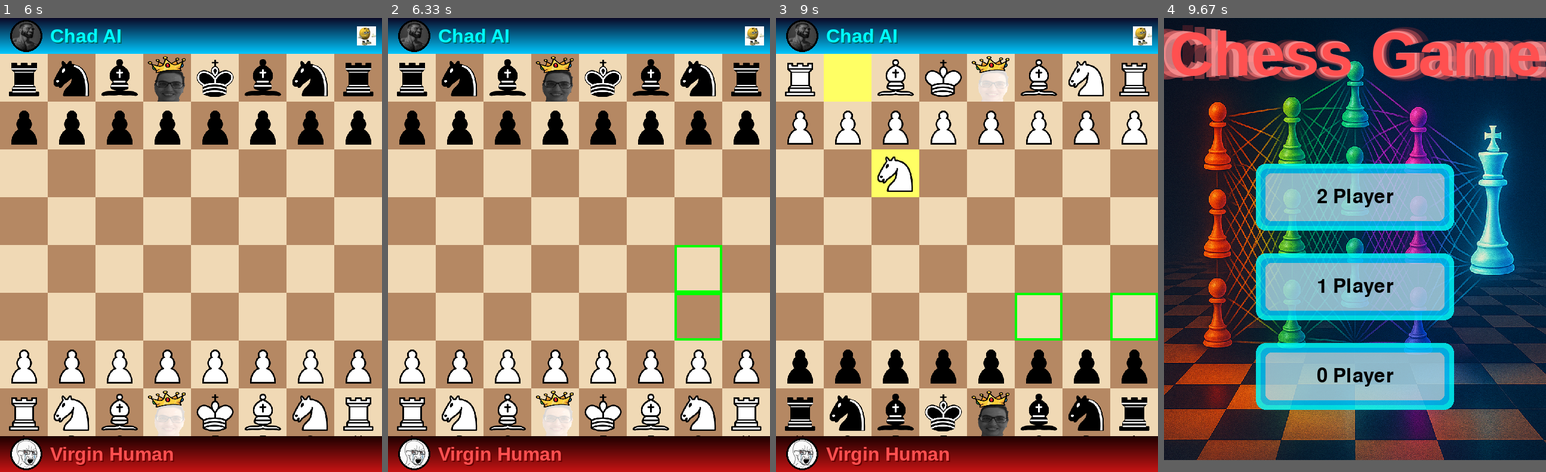
Above: before the commit, frames 1-4 (left to right).
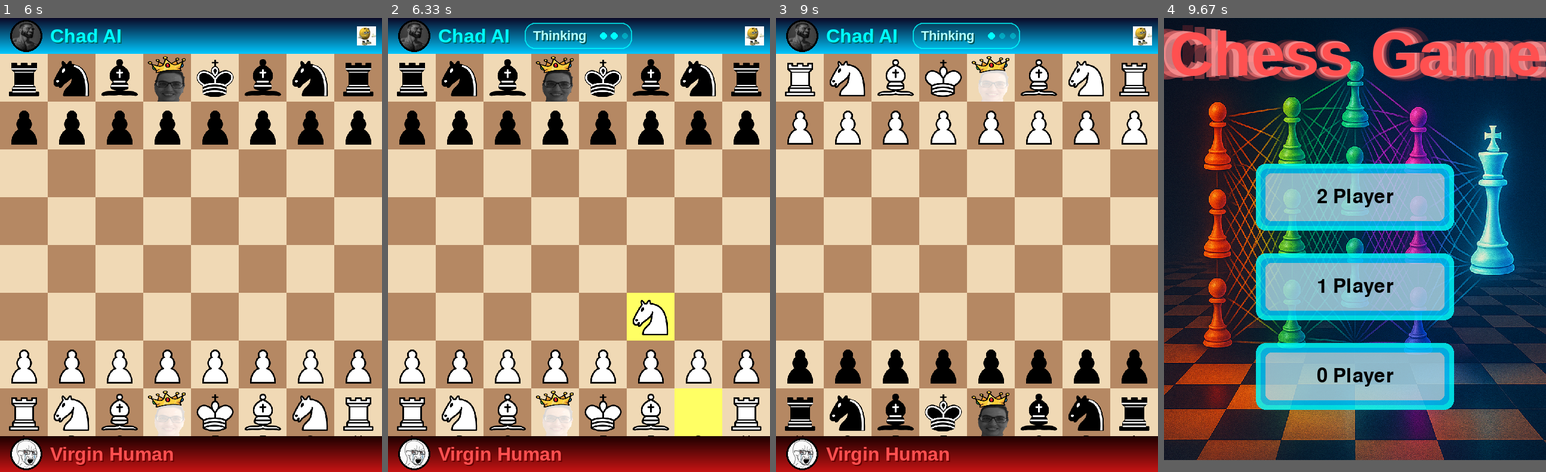
Above: after the commit, the same moments.

Repository: eladk333/Chess
Game: pygame game, started from main.py
Two runs of this game, one before a commit and one after it. Both use one fixed random seed, a clock stepped at 60 frames per second and the inputs below.
Inputs (mouse positions are in pixels of both pictures, inside the frame that each line leads up to):
- Up to frame 1 (6 s): press the mouse at (191, 195) at 0.37 s; move the mouse to (194, 281) at 0.47 s; release the mouse at (202, 372) at 0.6 s; click (229, 276) at 0.72 s; press the mouse at (366, 36) at 1.03 s; move the mouse to (240, 104) at 1.13 s; release the mouse at (110, 172) at 1.27 s; press the mouse at (53, 49) at 1.37 s; move the mouse to (106, 72) at 1.47 s; release the mouse at (160, 99) at 1.6 s; press the mouse at (366, 36) at 1.7 s; move the mouse to (206, 136) at 1.8 s; release the mouse at (49, 231) at 1.93 s; press the mouse at (191, 326) at 2.03 s; move the mouse to (202, 372) at 2.13 s; release the mouse at (217, 417) at 2.27 s; press the mouse at (191, 376) at 2.37 s; move the mouse to (129, 240) at 2.47 s; release the mouse at (68, 99) at 2.6 s; press the mouse at (191, 376) at 2.7 s; move the mouse to (187, 317) at 2.8 s; release the mouse at (187, 263) at 2.93 s; press the mouse at (366, 36) at 3.03 s; move the mouse to (221, 140) at 3.13 s; release the mouse at (76, 249) at 3.27 s; press the mouse at (191, 254) at 3.37 s; move the mouse to (148, 163) at 3.47 s; release the mouse at (106, 77) at 3.6 s; press the mouse at (366, 36) at 4.7 s; move the mouse to (343, 58) at 4.8 s; release the mouse at (320, 81) at 4.93 s; press the mouse at (191, 326) at 5.03 s; move the mouse to (252, 317) at 5.13 s; release the mouse at (317, 313) at 5.27 s; press the mouse at (191, 285) at 5.37 s; move the mouse to (137, 281) at 5.47 s; release the mouse at (87, 276) at 5.6 s; press the mouse at (133, 222) at 5.7 s; move the mouse to (175, 199) at 5.8 s; release the mouse at (213, 176) at 5.93 s
- Up to frame 2 (6.33 s): click (674, 363) at 6.05 s
- Up to frame 3 (9 s): press the mouse at (1142, 36) at 6.37 s; move the mouse to (1066, 108) at 6.47 s; release the mouse at (986, 176) at 6.6 s; press the mouse at (967, 326) at 6.7 s; move the mouse to (986, 313) at 6.8 s; release the mouse at (1005, 299) at 6.93 s; press the mouse at (967, 376) at 7.03 s; move the mouse to (970, 381) at 7.13 s; release the mouse at (978, 390) at 7.27 s; press the mouse at (967, 267) at 7.37 s; move the mouse to (947, 263) at 7.47 s; release the mouse at (932, 263) at 7.6 s; press the mouse at (967, 267) at 7.7 s; move the mouse to (1024, 335) at 7.8 s; release the mouse at (1081, 399) at 7.93 s; press the mouse at (821, 81) at 8.03 s; move the mouse to (947, 149) at 8.13 s; release the mouse at (1073, 213) at 8.27 s; press the mouse at (967, 285) at 8.37 s; move the mouse to (1005, 254) at 8.47 s; release the mouse at (1043, 217) at 8.6 s; press the mouse at (1024, 222) at 8.7 s; move the mouse to (1047, 308) at 8.8 s; release the mouse at (1070, 394) at 8.93 s
- Up to frame 4 (9.67 s): press the mouse at (1530, 36) at 9.03 s; move the mouse to (1385, 81) at 9.13 s; release the mouse at (1236, 131) at 9.27 s; press the mouse at (1355, 326) at 9.37 s; move the mouse to (1297, 272) at 9.47 s; release the mouse at (1240, 217) at 9.6 s

Frame 1 is identical in both runs. In frame 2, 3.6% of the frame differs, in the area x 35-88%, y 1-93%; in frame 3, 3.6%; in frame 4, nothing differs.

Commit message:
Add changes for web-chess

Diff:
--- a/ai/minmax.py
+++ b/ai/minmax.py
@@ -159,13 +159,13 @@
             # centipawns
             return f"{s/100.0:+.2f}"
 
-        # print(
-        #     f"[Minimax] depth={last_completed_depth}  "
-        #     f"positions={self.stats['nodes']}  "
-        #     f"transpositions={self.stats['tt_hits']}  "
-        #     f"move={best_move_overall.uci()}  "
-        #     f"eval={fmt_score(last_completed_score)}"
-        # )
+        print(
+            f"[Minimax] depth={last_completed_depth}  "
+            f"positions={self.stats['nodes']}  "
+            f"transpositions={self.stats['tt_hits']}  "
+            f"move={best_move_overall.uci()}  "
+            f"eval={fmt_score(last_completed_score)}"
+        )
 
         return best_move_overall
 
--- a/evaluate_bot.py
+++ b/evaluate_bot.py
@@ -5,7 +5,7 @@
 from ai.minmax import MinimaxAI
 
 # --- CONFIGURATION ---
-STOCKFISH_PATH = r"C:\Users\elad.k.int\Downloads\stockfish-windows-x86-64-avx2\stockfish\stockfish-windows-x86-64-avx2.exe"
+STOCKFISH_PATH = r"C:\Users\eladk\Downloads\stockfish-windows-x86-64-avx2\stockfish\stockfish-windows-x86-64-avx2.exe"
 
 TARGET_ELO = 1700
 NUM_GAMES = 2
--- a/game_controller.py
+++ b/game_controller.py
@@ -69,7 +69,7 @@
 
     def _run_ai_thread(self, current_ai, board_copy):
         """Runs in a background thread to prevent freezing the UI."""
-        move = current_ai.get_best_move(board_copy, time_limit=5.0)
+        move = current_ai.get_best_move(board_copy, time_limit=3.0)
 
         # Post the result back to the main thread's event queue
         event = pygame.event.Event(AI_MOVE_CALCULATED_EVENT, {'move': move})
Not shown, added: saved_games.pgn
Binary file added: ui/assets/players/diddy.jpg
Binary file added: ui/assets/players/epstien.jpg
Binary file added: ui/assets/players/kirk.jfif
Binary file added: web/assets/ChatGPT Image Jun 9, 2025, 12_23_21 PM.png
Binary file added: web/assets/ChatGPT Image Jun 9, 2025, 12_42_41 PM.png
Binary file added: web/assets/ChatGPT Image Jun 9, 2025, 12_43_59 PM.png
Binary file added: web/assets/black-bishop.png
Binary file added: web/assets/black-king.png
Binary file added: web/assets/black-knight.png
Binary file added: web/assets/black-pawn.png
Binary file added: web/assets/black-queen.png
(and 18 more such lines)
